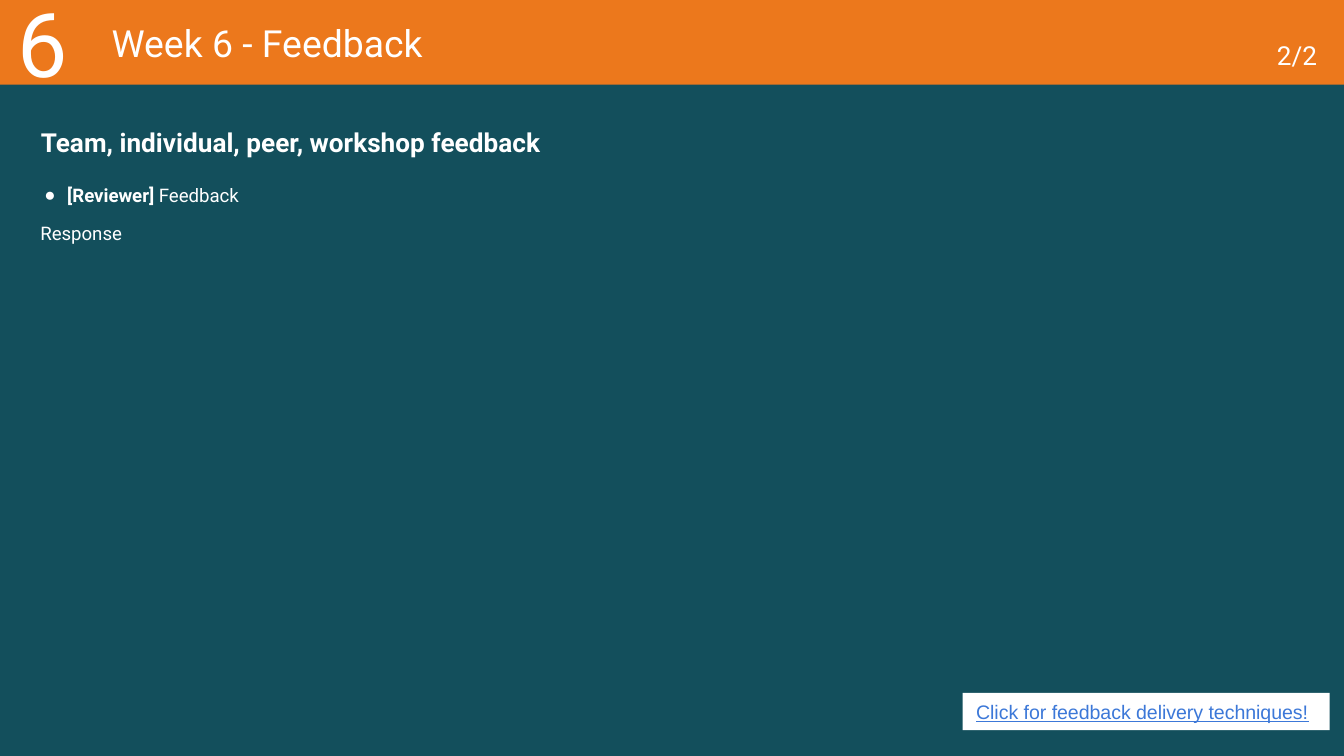
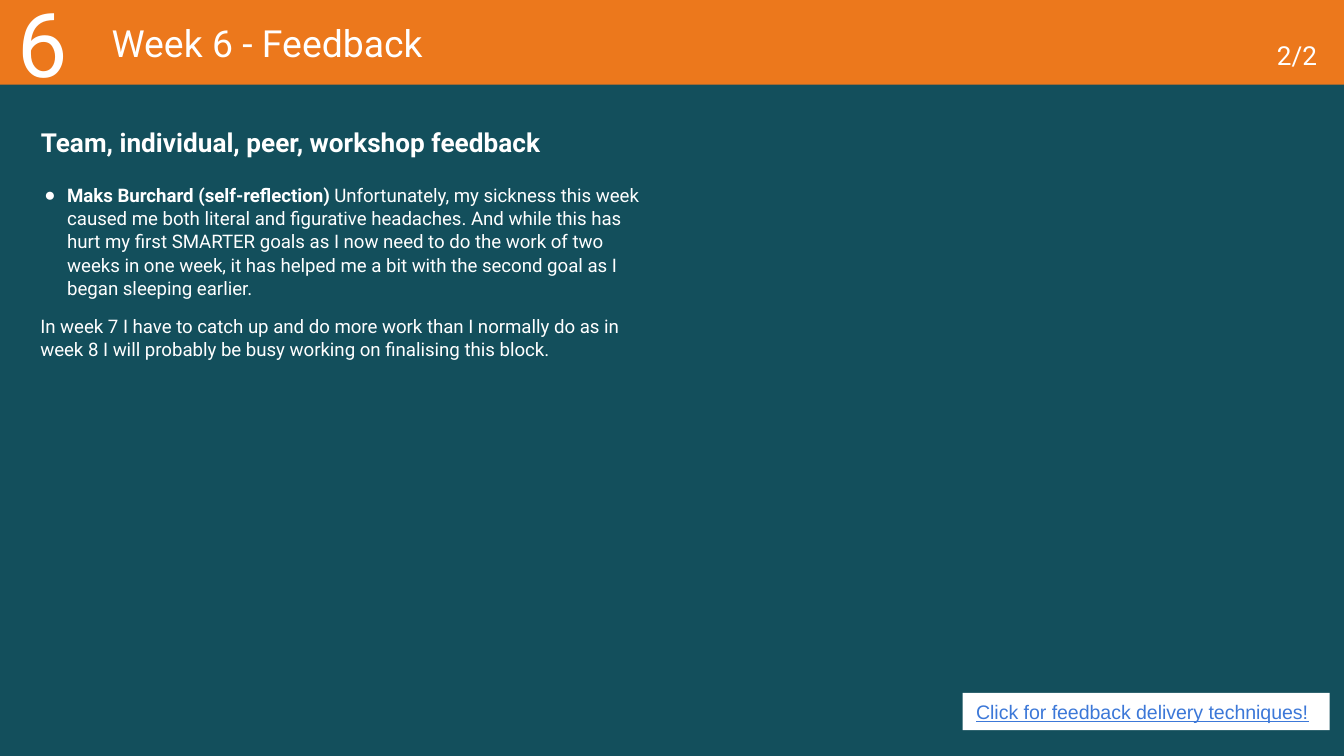
Before and after one commit to MaksBurchard240894/HFG7, a slide deck: slide 20 of Deliverables/Learning Log - Y1B-2024-25_ADSAI.pptx. Drawn at 1344x756 pixels with LibreOffice and Linux fonts; fonts in the diff are those of the drawing. Boxes give left, top, right and bottom in pixels: in the first picture for what was removed or moved away, otherwise in the second. Text is boxed around its words. In the diff, an @@ line names an element or a change of style, - is before the commit and + after.

```diff
--- a/Deliverables/Learning Log - Y1B-2024-25_ADSAI.pptx
+++ b/Deliverables/Learning Log - Y1B-2024-25_ADSAI.pptx
@@ text at [40,187,639,360]: text changed @@
-● [Reviewer] Feedback
-Response
+● Maks Burchard (self-reflection) Unfortunately, my sickness this week caused me both literal and figurative headaches. And while this has hurt my first SMARTER goals as I now need to do the work of two weeks in one week, it has helped me a bit with the second goal as I began sleeping earlier.
+In week 7 I have to catch up and do more work than I normally do as in week 8 I will probably be busy working on finalising this block.
```
Also in this commit, not shown: 6 other slides changed, 9 other files.
